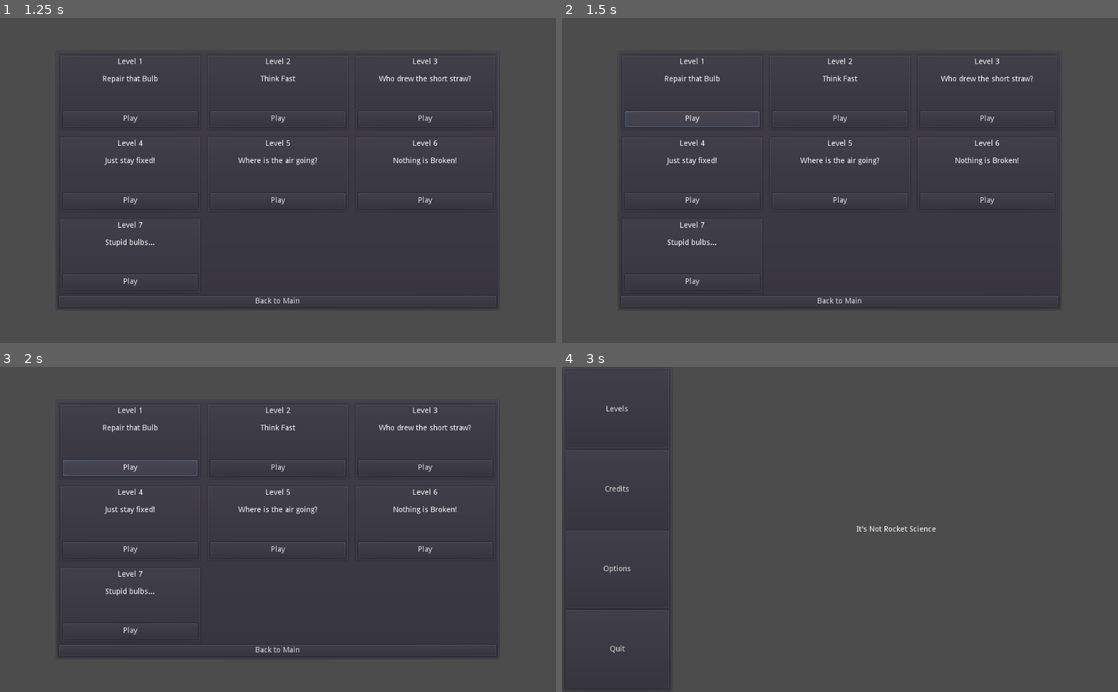
Above: before the commit, frames 1-4 (two rows, left to right).
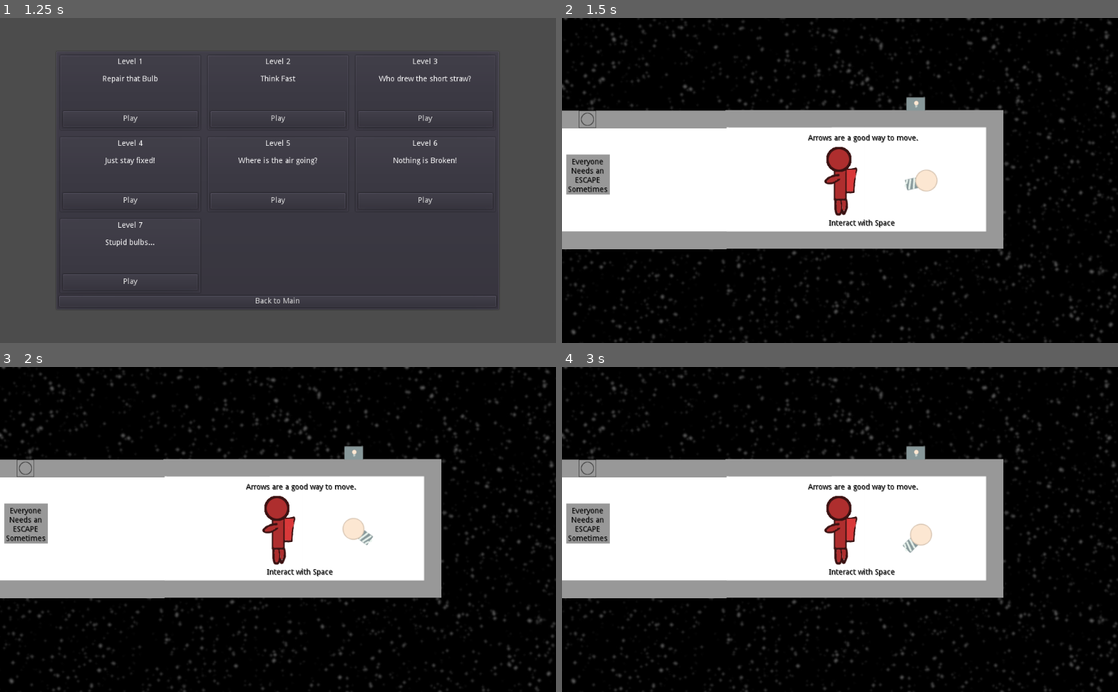
Above: after the commit, the same moments.

Repository: thecyberwraith/cb-gamejam-2021
Game: Godot game, scene res://Menus/MainMenu.tscn
Two runs of this game, one before a commit and one after it. Both use one fixed random seed, a clock stepped at 60 frames per second and the inputs below.
Inputs (mouse positions are in pixels of both pictures, inside the frame that each line leads up to):
- Up to frame 1 (1.25 s): click "Levels" at 0.5 s
- Up to frame 2 (1.5 s): click "Play" at 1.25 s
- Up to frame 3 (2 s): no input
- Up to frame 4 (3 s): click (689, 467) at 2 s, where only the run before the commit has a clickable "Play"; click (840, 649) at 2.75 s, where only the run before the commit has a clickable "Back to Main"

Frame 1 is identical in both runs. In frame 2, 99% of the frame differs, in the area x 0-100%, y 0-100%; in frame 3, 99%; in frame 4, 99%.

Commit message:
Allowed menu to be functional as well.

Diff:
--- a/Menus/LevelsList.gd
+++ b/Menus/LevelsList.gd
@@ -25,4 +25,4 @@
 		var button = LevelButton.instance()
 		add_child(button)
 		button.populate(scene, i+1, name, -1)
-		button.connect("play_level", get_tree(), "change_scene", [scene])
+		button.connect("play_level", get_tree(), "change_scene")
